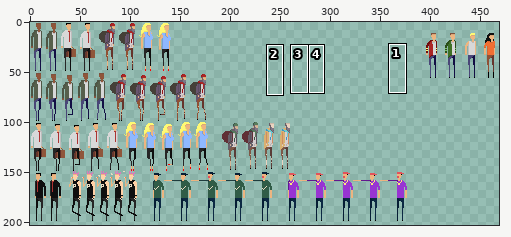
Sprite sheet: Input Combos/Game/textures/characters_spritesheets.png. The picture above shows the old version from afar; the outline marks the close-up.
Close-up. The starting point:
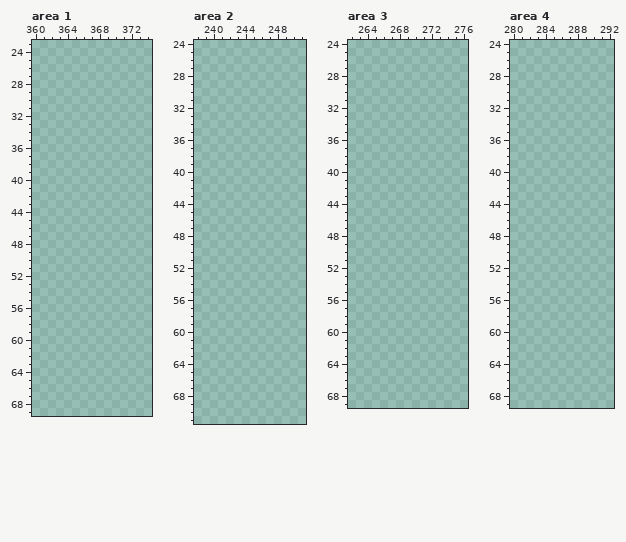
The file is 490x230 pixels. Colours within 5 levels of each other are drawn and written as one. Shown: area 1: x 360..374, y 23..69; area 2: x 238..251, y 24..71; area 3: x 262..276, y 24..69; area 4: x 280..292, y 24..69. The wide view leaves out empty margins. The commit also changed other parts of the picture, which this record leaves out.
After:
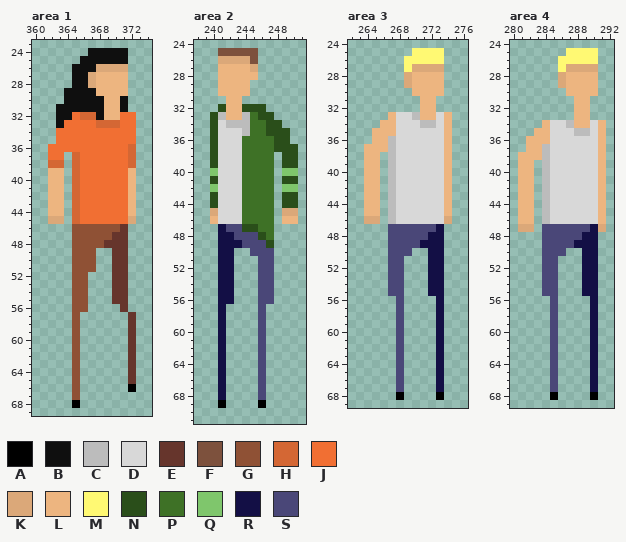
Palette (. is transparent): A #000000  B #0f0f0f  C #bcbcbc  D #d8d8d8  E #66352c  F #7d513d  G #8f5135  H #d46734  J #f16f33  K #dba879  L #edb580  M #fff973  N #2a4e1a  P #3e7126  Q #7fc66c  R #130f45  S #4a4778
From old to new:
Changed rows in their new state; - is an unchanged pixel.
Area 1:
first column x 362:
24 -----BBBBB-
25 ----BBBBBB-
26 ---BBBKKKK-
27 ---BBKLLLL-
28 ---BBKLLLL-
29 --BBBBLLLL-
30 --BBBBBLLB-
31 -BBBBBBLLB-
32 -BBJHHBLLJJ
33 -BJJJJHHHJJ
34 -JJJJJJJJJJ
35 -JJJJJJJJJJ
36 JJJJJJJJJJH
37 JJ-HJJJJJJH
38 HH-HJJJJJJH
39 LL-HJJJJJJL
40 LL-HJJJJJJL
41 LL-HJJJJJJL
42 LL-HJJJJJJL
43 LL-HJJJJJJL
44 LL-HJJJJJJL
45 KK-HJJJJJJK
46 ---GGGGGGE-
47 ---GGGGGEE-
48 ---GGGGEEE-
49 ---GGG--EE-
50 ---GGG--EE-
51 ---GGG--EE-
52 ---GG---EE-
53 ---GG---EE-
54 ---GG---EE-
55 ---GG---EE-
56 ---GG----E-
57 ---G------E
58 ---G------E
59 ---G------E
60 ---G------E
61 ---G------E
62 ---G------E
63 ---G------E
64 ---G------E
65 ---G------E
66 ---G------A
67 ---G-------
68 ---A-------
Area 2:
first column x 240:
25 -FFFFF-----
26 -KKKKF-----
27 -LLLLK-----
28 -LLLLL-----
29 -LLLL------
30 -LLLL------
31 --LL-------
32 -NLLNNN----
33 NCLLCPNN---
34 NDCCCPPNN--
35 NDDDCPPNNN-
36 NDDDPPPPNN-
37 NDDDPPPPNNN
38 NDDDPPPP-NN
39 NDDDPPPP-NN
40 QDDDPPPP-QQ
41 NDDDPPPP-NN
42 QDDDPPPP-QQ
43 NDDDPPPP-NN
44 NDDDPPPP-NN
45 KDDDPPPP-KK
46 LDDDPPPP-LL
47 -RSSNNPP---
48 -RRSSSNP---
49 -RRRSSSN---
50 -RR--SSS---
51 -RR---SS---
52 -RR---SS---
53 -RR---SS---
54 -RR---SS---
55 -RR---SS---
56 -RR---SS---
57 -R----S----
58 -R----S----
59 -R----S----
60 -R----S----
61 -R----S----
62 -R----S----
63 -R----S----
64 -R----S----
65 -R----S----
66 -R----S----
67 -R----S----
68 -R----S----
69 -A----A----
Area 3:
first column x 264:
25 ------MMMM-
26 -----MMMMM-
27 -----MKKKK-
28 -----KLLLL-
29 -----KLLLL-
30 ------LLLL-
31 -------LL--
32 -------LL--
33 ---LDDCLLDL
34 --LLDDDCCDL
35 -LLLDDDDDDL
36 -LLCDDDDDDL
37 LLLCDDDDDDL
38 LL-CDDDDDDL
39 LL-CDDDDDDL
40 LL-CDDDDDDL
41 LL-CDDDDDDL
42 LL-CDDDDDDL
43 LL-CDDDDDDL
44 LL-CDDDDDDL
45 LL-CDDDDDDL
46 KK-CDDDDDDK
47 ---SSSSSSR-
48 ---SSSSSRR-
49 ---SSSSRRR-
50 ---SSS--RR-
51 ---SS---RR-
52 ---SS---RR-
53 ---SS---RR-
54 ---SS---RR-
55 ---SS---RR-
56 ----S----R-
57 ----S----R-
58 ----S----R-
59 ----S----R-
60 ----S----R-
61 ----S----R-
62 ----S----R-
63 ----S----R-
64 ----S----R-
65 ----S----R-
66 ----S----R-
67 ----S----R-
68 ----A----A-
Area 4:
first column x 281:
25 ------MMMM-
26 -----MMMMM-
27 -----MKKKK-
28 -----KLLLL-
29 -----KLLLL-
30 ------LLLL-
31 -------LL--
32 -------LL--
33 -------LL--
34 ---LDDCLLDL
35 --LLDDDCCDL
36 -LLLDDDDDDL
37 -LLCDDDDDDL
38 LLLCDDDDDDL
39 LL-CDDDDDDL
40 LL-CDDDDDDL
41 LL-CDDDDDDL
42 LL-CDDDDDDL
43 LL-CDDDDDDL
44 LL-CDDDDDDL
45 LL-CDDDDDDL
46 LL-CDDDDDDL
47 KK-SSSSSSRK
48 ---SSSSSRR-
49 ---SSSSRRR-
50 ---SSS--RR-
51 ---SS---RR-
52 ---SS---RR-
53 ---SS---RR-
54 ---SS---RR-
55 ---SS---RR-
56 ----S----R-
57 ----S----R-
58 ----S----R-
59 ----S----R-
60 ----S----R-
61 ----S----R-
62 ----S----R-
63 ----S----R-
64 ----S----R-
65 ----S----R-
66 ----S----R-
67 ----S----R-
68 ----A----A-
